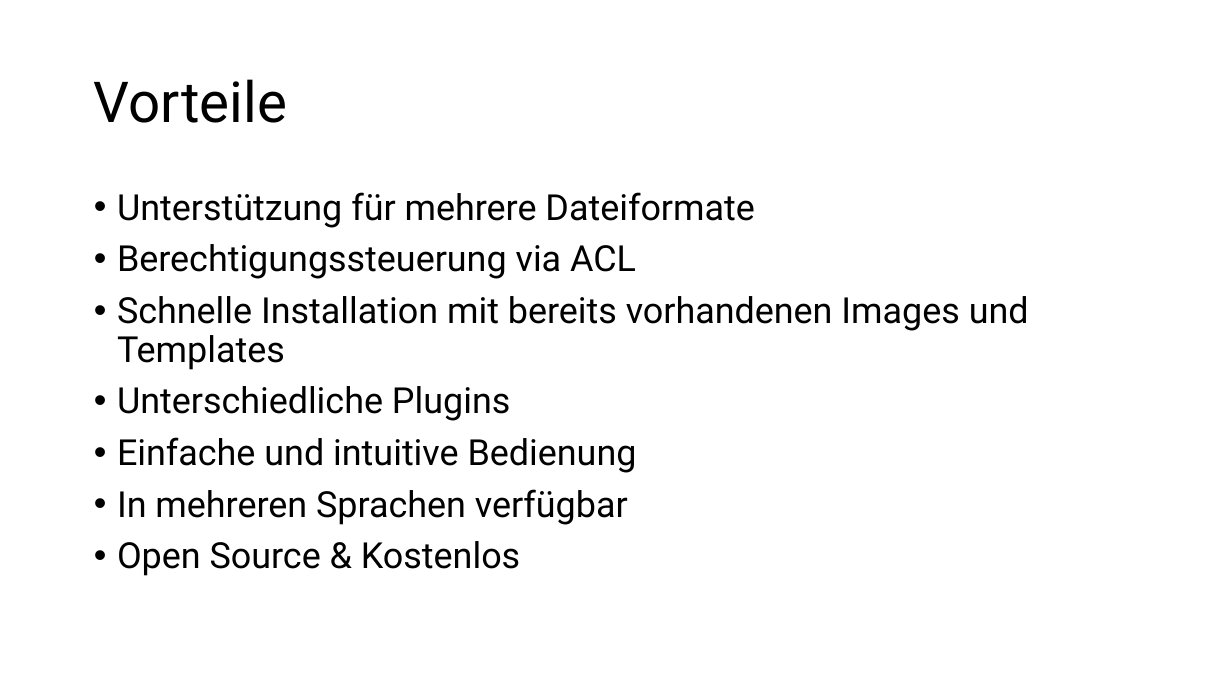
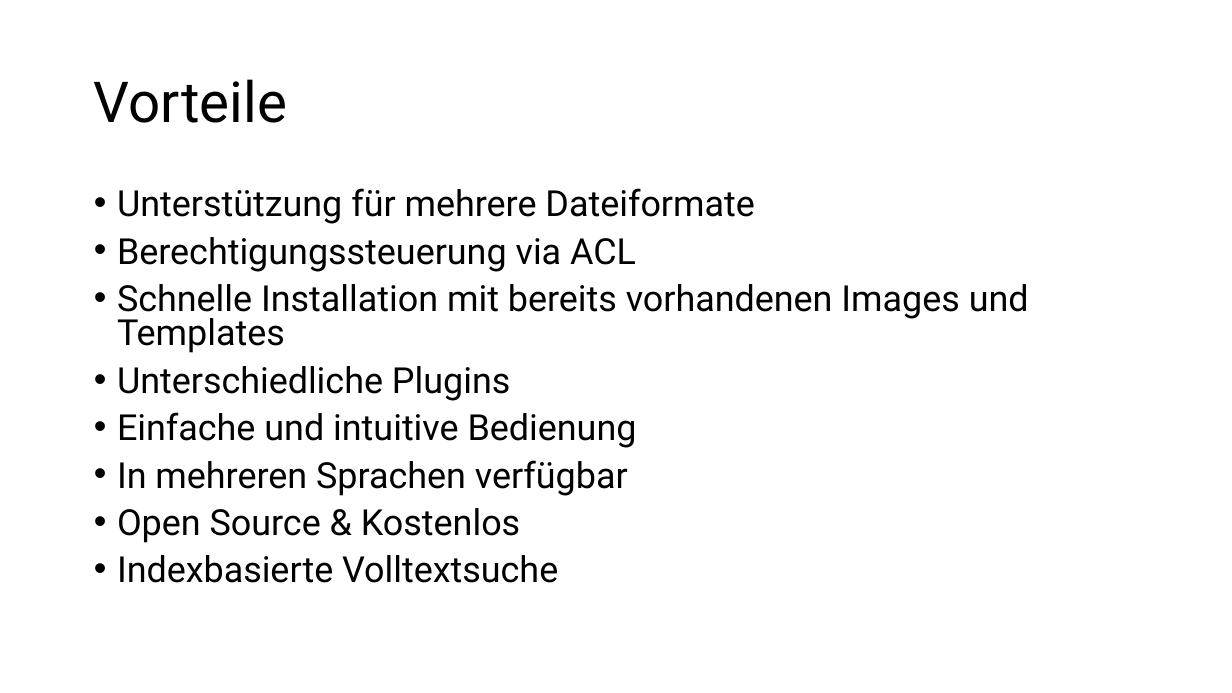
Before and after one commit to SuperHueseyin/DokuWiki, a slide deck: slide 4 of DokuWiki.odp. Drawn at 1232x693 pixels with LibreOffice and Linux fonts; fonts in the diff are those of the drawing. Boxes give left, top, right and bottom in pixels: in the first picture for what was removed or moved away, otherwise in the second. Text is boxed around its words. In the diff, an @@ line names an element or a change of style, - is before the commit and + after.

```diff
--- a/DokuWiki.odp
+++ b/DokuWiki.odp
@@ text at [117, 188, 1029, 543]: line spacing 0.9 to 0.8 @@
@@ text at [117, 555, 558, 583]: paragraph added @@
+• Indexbasierte Volltextsuche
```
Also in this commit, not shown: 2 other slides changed.
